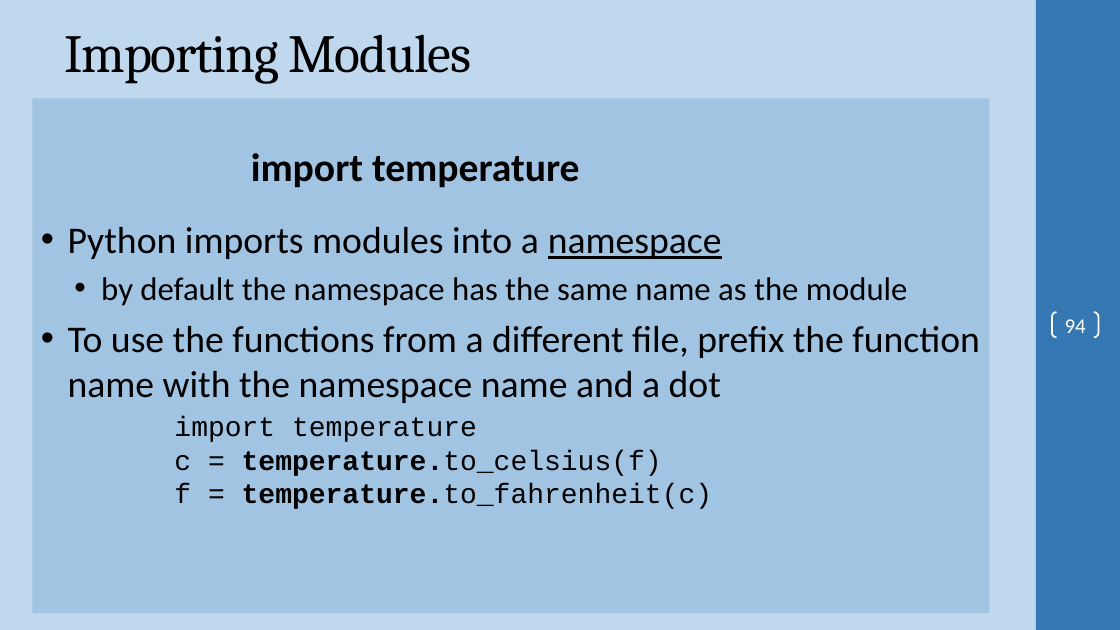
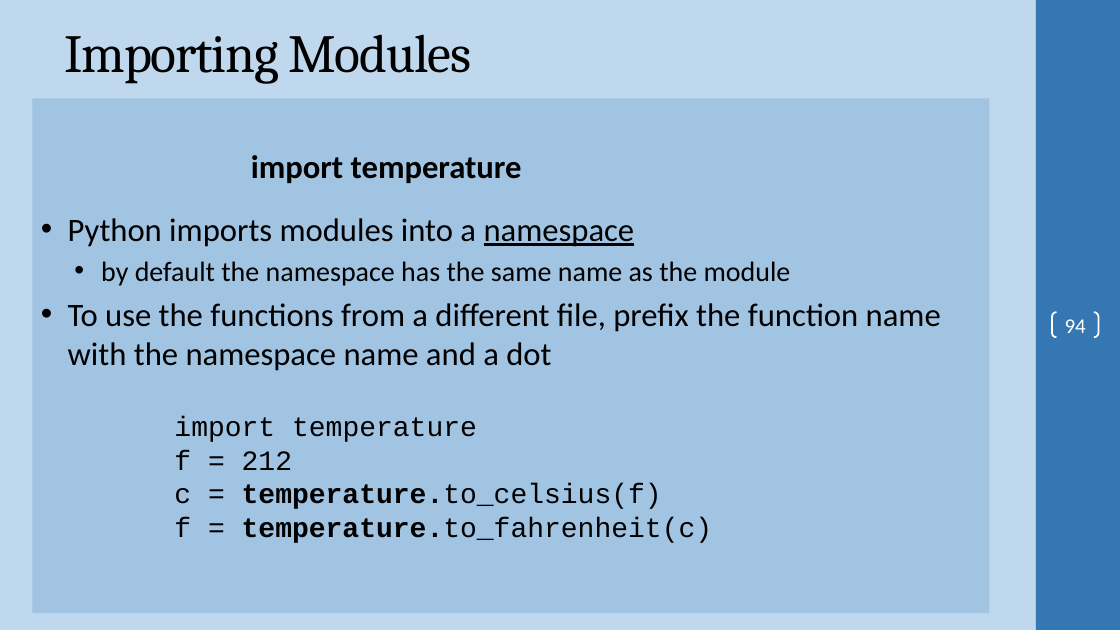
Before and after one commit to ProfSingletary/2023SpringNetworkScripting5Fridays, a slide deck: slide 94 of Day2.pptx. Drawn at 1120x630 pixels with LibreOffice and Linux fonts; fonts in the diff are those of the drawing; background and template pictures are left out. Boxes give left, top, right and bottom in pixels: in the first picture for what was removed or moved away, otherwise in the second. Text is boxed around its words. In the diff, an @@ line names an element or a change of style, - is before the commit and + after.

```diff
--- a/Day2.pptx
+++ b/Day2.pptx
@@ text "import temperature" at (x1=33, y1=98, x2=990, y2=613): size 34 to 28 pt in "import temperature"; size 32.3 to 28 pt in "Python imports modules into a namespace", "To use the functions from a different ..."; size 28.1 to 24 pt in "by default the namespace has the same ..."; less space between paragraphs @@
@@ text at (x1=174, y1=450, x2=292, y2=470): paragraph added @@
+f = 212
```
Also in this commit, not shown: 11 other slides changed, 2 other files.
